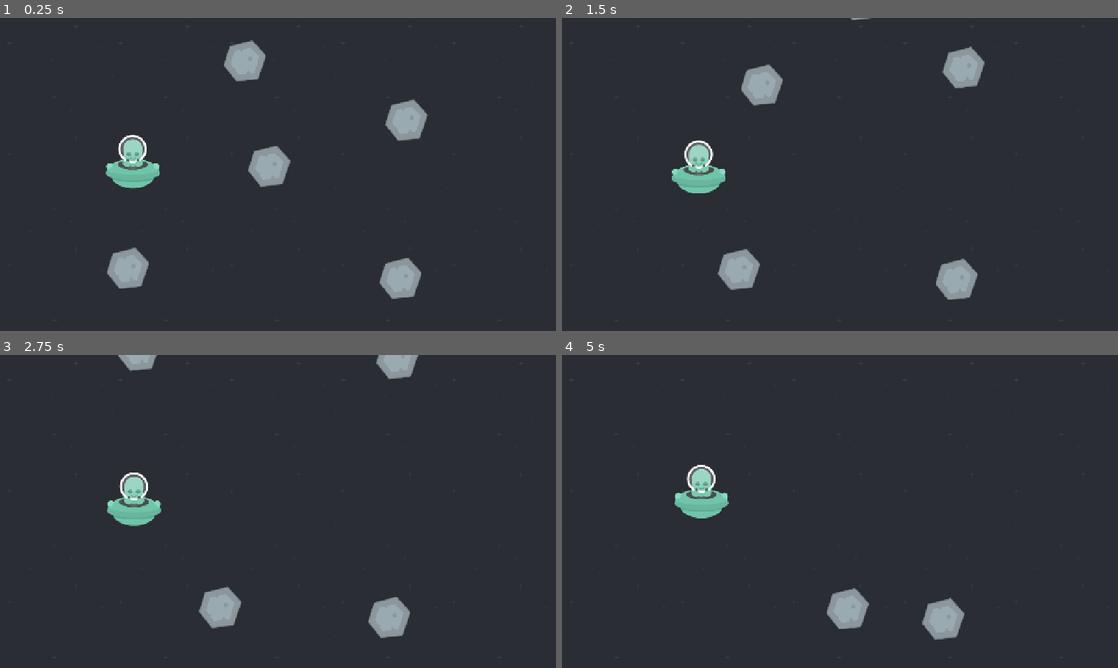
Above: before the commit, frames 1-4 (two rows, left to right).
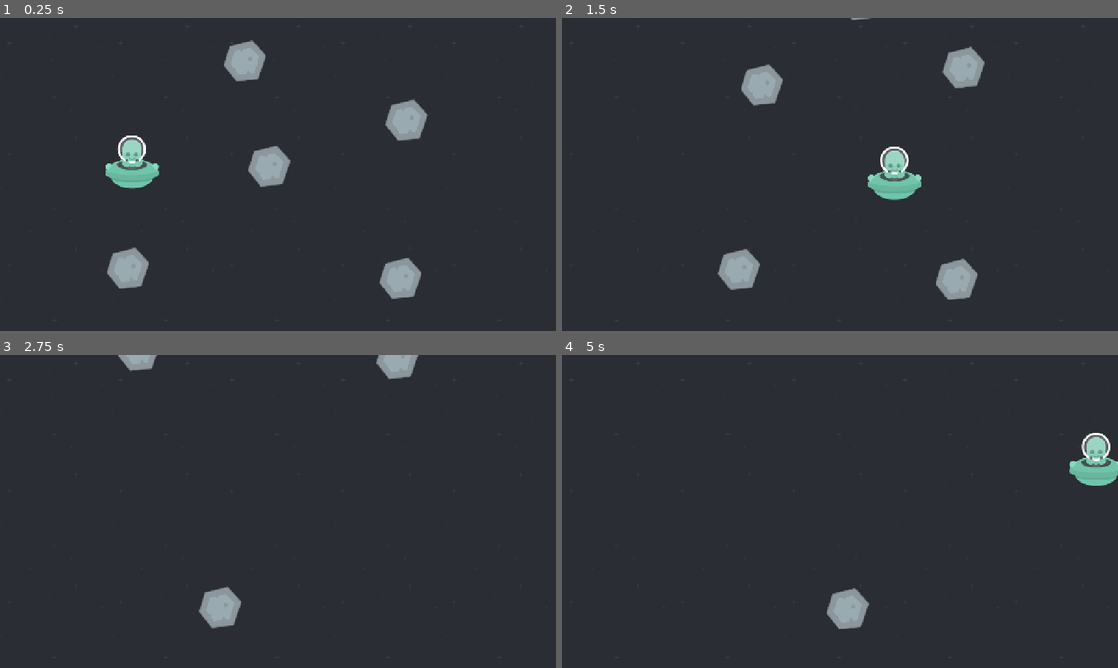
Above: after the commit, the same moments.

Repository: Tofu-Gang/asteroid-attack
Game: Godot game, scene res://scenes/game.tscn
Same seed, same stepped clock (60 frames per second), same inputs: the game is played once before the commit and once after it.
Inputs:
- Up to frame 1 (0.25 s): no input
- Up to frame 2 (1.5 s): hold D (move_right, bound only after the commit) 0.53-1.28 s; hold S (move_down, bound only after the commit) from 1.28 s (still down)
- Up to frame 3 (2.75 s): release S (move_down, bound only after the commit) at 2.03 s; hold D (move_right, bound only after the commit) from 2.03 s (still down)
- Up to frame 4 (5 s): release D (move_right, bound only after the commit) at 2.78 s; hold W (move_up, bound only after the commit) 2.78-3.53 s; hold A (move_left, bound only after the commit) from 3.53 s (still down)

The runs differ from the first frame. In frame 1, 0.2% of the frame differs, in the area x 19-29%, y 37-55%; in frame 2, 2.1%; in frame 3, 1.8%; in frame 4, 2.8%, in the area x 20-100%, y 24-92%.

Commit message:
35. Player Movement & Input

Diff:
--- a/project.godot
+++ b/project.godot
@@ -26,6 +26,33 @@
 
 project/assembly_name="Asteroid Attack"
 
+[input]
+
+move_right={
+"deadzone": 0.2,
+"events": [Object(InputEventKey,"resource_local_to_scene":false,"resource_name":"","device":-1,"window_id":0,"alt_pressed":false,"shift_pressed":false,"ctrl_pressed":false,"meta_pressed":false,"pressed":false,"keycode":0,"physical_keycode":68,"key_label":0,"unicode":100,"location":0,"echo":false,"script":null)
+, Object(InputEventKey,"resource_local_to_scene":false,"resource_name":"","device":-1,"window_id":0,"alt_pressed":false,"shift_pressed":false,"ctrl_pressed":false,"meta_pressed":false,"pressed":false,"keycode":0,"physical_keycode":4194321,"key_label":0,"unicode":0,"location":0,"echo":false,"script":null)
+]
+}
+move_left={
+"deadzone": 0.2,
+"events": [Object(InputEventKey,"resource_local_to_scene":false,"resource_name":"","device":-1,"window_id":0,"alt_pressed":false,"shift_pressed":false,"ctrl_pressed":false,"meta_pressed":false,"pressed":false,"keycode":0,"physical_keycode":65,"key_label":0,"unicode":97,"location":0,"echo":false,"script":null)
+, Object(InputEventKey,"resource_local_to_scene":false,"resource_name":"","device":-1,"window_id":0,"alt_pressed":false,"shift_pressed":false,"ctrl_pressed":false,"meta_pressed":false,"pressed":false,"keycode":0,"physical_keycode":4194319,"key_label":0,"unicode":0,"location":0,"echo":false,"script":null)
+]
+}
+move_up={
+"deadzone": 0.2,
+"events": [Object(InputEventKey,"resource_local_to_scene":false,"resource_name":"","device":-1,"window_id":0,"alt_pressed":false,"shift_pressed":false,"ctrl_pressed":false,"meta_pressed":false,"pressed":false,"keycode":0,"physical_keycode":87,"key_label":0,"unicode":119,"location":0,"echo":false,"script":null)
+, Object(InputEventKey,"resource_local_to_scene":false,"resource_name":"","device":-1,"window_id":0,"alt_pressed":false,"shift_pressed":false,"ctrl_pressed":false,"meta_pressed":false,"pressed":false,"keycode":0,"physical_keycode":4194320,"key_label":0,"unicode":0,"location":0,"echo":false,"script":null)
+]
+}
+move_down={
+"deadzone": 0.2,
+"events": [Object(InputEventKey,"resource_local_to_scene":false,"resource_name":"","device":-1,"window_id":0,"alt_pressed":false,"shift_pressed":false,"ctrl_pressed":false,"meta_pressed":false,"pressed":false,"keycode":0,"physical_keycode":83,"key_label":0,"unicode":115,"location":0,"echo":false,"script":null)
+, Object(InputEventKey,"resource_local_to_scene":false,"resource_name":"","device":-1,"window_id":0,"alt_pressed":false,"shift_pressed":false,"ctrl_pressed":false,"meta_pressed":false,"pressed":false,"keycode":0,"physical_keycode":4194322,"key_label":0,"unicode":0,"location":0,"echo":false,"script":null)
+]
+}
+
 [physics]
 
 3d/physics_engine="Jolt Physics"
--- a/scenes/player.tscn
+++ b/scenes/player.tscn
@@ -10,6 +10,8 @@
 [node name="Player" type="RigidBody2D" unique_id=336276440]
 z_index = 100
 gravity_scale = 0.0
+lock_rotation = true
+linear_damp = 1.0
 script = ExtResource("1_g2els")
 
 [node name="Sprite2D" type="Sprite2D" parent="." unique_id=663539879]
--- a/scripts/player.gd
+++ b/scripts/player.gd
@@ -1,27 +1,13 @@
 extends RigidBody2D
 
-# Called when the node enters the scene tree for the first time.
-func _ready() -> void:
-	var message: String = "Goodbye"
-	if message == "Hello":
-		print("TRUE")
-	else:
-		print("FALSE")
+func _physics_process(_delta: float) -> void:
+	const FORCE: float = 1500
 
-func _process(_delta: float) -> void:
-	pass
-
-func _physics_process(_delta: float) -> void:
-	const FORCE_RANGE: float = 200
-	apply_random_force(FORCE_RANGE)
-
-func apply_random_force(force_range: float) -> void:
-	apply_force(get_random_force_vector(force_range))
-
-func get_random_force_vector(force_range: float) -> Vector2:
-	var x: float = get_random_force(force_range)
-	var y: float = get_random_force(force_range)
-	return Vector2(x, y)
-
-func get_random_force(force_range: float) -> float:
-	return randf_range(-force_range, force_range)
+	if Input.is_action_pressed("move_right"):
+		apply_force(Vector2(FORCE, 0))
+	elif Input.is_action_pressed("move_left"):
+		apply_force(Vector2(-FORCE, 0))
+	elif Input.is_action_pressed("move_up"):
+		apply_force(Vector2(0, -FORCE))
+	elif Input.is_action_pressed("move_down"):
+		apply_force(Vector2(0, FORCE))
